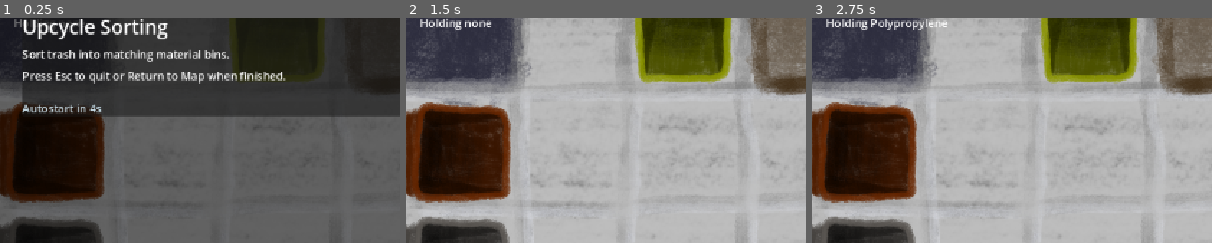
Above: before the commit, frames 1-3 (left to right).
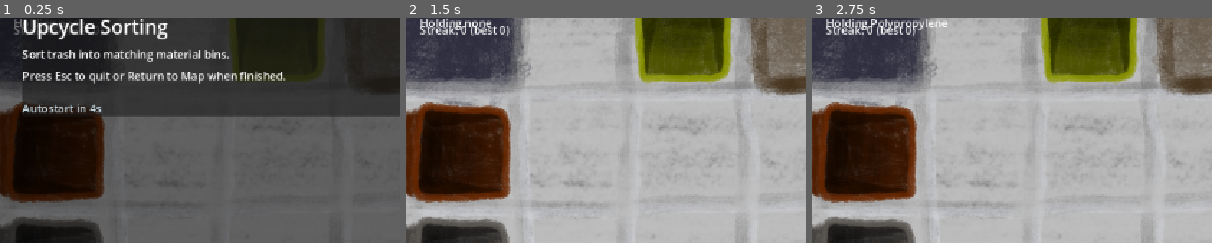
Above: after the commit, the same moments.

Repository: helloworld2540/isle2
Game: Godot game, scene res://scenes/upcycle.tscn
The game is run twice, just before and just after one commit, with the same random seed, the same clock (stepped at 60 frames per second) and the same inputs.
Inputs (mouse positions are % of the whole screen's width and height, from its top left):
- Up to frame 1 (0.25 s): no input
- Up to frame 2 (1.5 s): tap Enter (ui_accept) at 0.5, 0.77 s; move the mouse to (72, 45) at 0.52 s; click (72, 45) at 0.67 s; drag from (30, 55) to (45, 70) at 1.27 s
- Up to frame 3 (2.75 s): move the mouse to (60, 28) at 2.02 s; click (60, 28) at 2.17 s
The pictures show only the part of the screen within x 0-50%, y 8-58%; the shares and areas given below are measured in that part.

The runs differ from the first frame. In frame 1, 0.1% of the frame differs, in the area x 3-26%, y 3-8%; in frame 2, 0.6%; in frame 3, 0.6%.

Commit message:
chore: [`upcycle`] Feat: [upcycle] streak HUD, combo popup, audio cues and best-streak persist

Diff:
--- a/scripts/upcycle.gd
+++ b/scripts/upcycle.gd
@@ -25,6 +25,7 @@
 const MAX_GRID_Y := 2
 
 var score := 0
+var sort_streak := 0
 var carried_item: Node2D = null
 var spawn_timer := 0.0
 var SPAWN_INTERVAL := 1.0
@@ -49,6 +50,10 @@
 		bin.set_meta("material", MATERIALS[i])
 
 	player.global_position = _snap(player.global_position)
+	var streak_label := Label.new()
+	streak_label.name = "StreakLabel"
+	streak_label.position = Vector2(20, 60)
+	$UI.add_child(streak_label)
 	_update_ui()
 	if ResourceLoader.exists("res://scripts/minigame_intro.gd"):
 		var intro: CanvasLayer = preload("res://scripts/minigame_intro.gd").new()
@@ -62,10 +67,21 @@
 	return_btn.text = "Return to Map"
 	return_btn.position = Vector2(820, 20)
 	$UI.add_child(return_btn)
-	return_btn.pressed.connect(func(): GameState.record_upcycle(score); AudioManager.play_sfx("return"); SceneTransition.change_scene("res://scenes/world.tscn"))
+	return_btn.pressed.connect(func(): GameState.record_sort_streak(sort_streak); GameState.record_upcycle(score); AudioManager.play_sfx("return"); SceneTransition.change_scene("res://scenes/world.tscn"))
 	# visual feedback is applied in _update_ui
 	# ESC also returns, for consistency with world menu.
 	# (handled via Button; ESC reserved for future pause menu)
+
+func _spawn_combo_popup() -> void:
+	var lbl := Label.new()
+	lbl.text = "Combo +%d! (%dx5)" % [5, int(sort_streak / 5)]
+	lbl.modulate = Color(1.0, 0.85, 0.3, 1.0)
+	lbl.position = Vector2(300, 40)
+	$UI.add_child(lbl)
+	var tw := lbl.create_tween()
+	tw.tween_property(lbl, "position", lbl.position + Vector2(0, -60), 0.9).set_trans(Tween.TRANS_BACK).set_ease(Tween.EASE_OUT)
+	tw.parallel().tween_property(lbl, "modulate:a", 0.0, 0.9)
+	tw.tween_callback(lbl.queue_free)
 
 func _snap(pos: Vector2) -> Vector2:
 	var offset := Vector2(GRID / 2.0, GRID / 2.0)
@@ -149,6 +165,7 @@
 
 func burn_item(item: Node2D) -> void:
 	score -= 1
+	sort_streak = 0
 	var ap := item.get_node("AnimationPlayer")
 	if ap:
 		ap.play("suck")
@@ -160,6 +177,9 @@
 
 func _update_ui() -> void:
 	score_label.text = "Score: %d" % score
+	var sl := $UI.get_node_or_null("StreakLabel")
+	if sl:
+		sl.text = "Streak: %d (best %d)" % [sort_streak, GameState.best_sort_streak]
 
 	var mat_name = "none"
 	if carried_item and carried_item.has_meta("material"):
@@ -229,15 +249,24 @@
 
 		carried_item = target
 		target.set_meta("on_belt", false)
+		AudioManager.play_sfx("pickup")
 	else:
 		var mat: String = str(carried_item.get_meta("material"))
 		var bin_mat: String = str(target.get_meta("material"))
 
 		if mat == bin_mat:
 			score += 1
+			AudioManager.play_sfx("sort_ok")
+			sort_streak += 1
 			GameState.add_trash_type(mat, int(carried_item.get("size")))
+			if sort_streak % 5 == 0:
+				score += 5
+				_spawn_combo_popup()
+				AudioManager.play_sfx("combo")
 		else:
 			score -= 1
+			AudioManager.play_sfx("sort_bad")
+			sort_streak = 0
 
 		carried_item.queue_free()
 		carried_item = null
